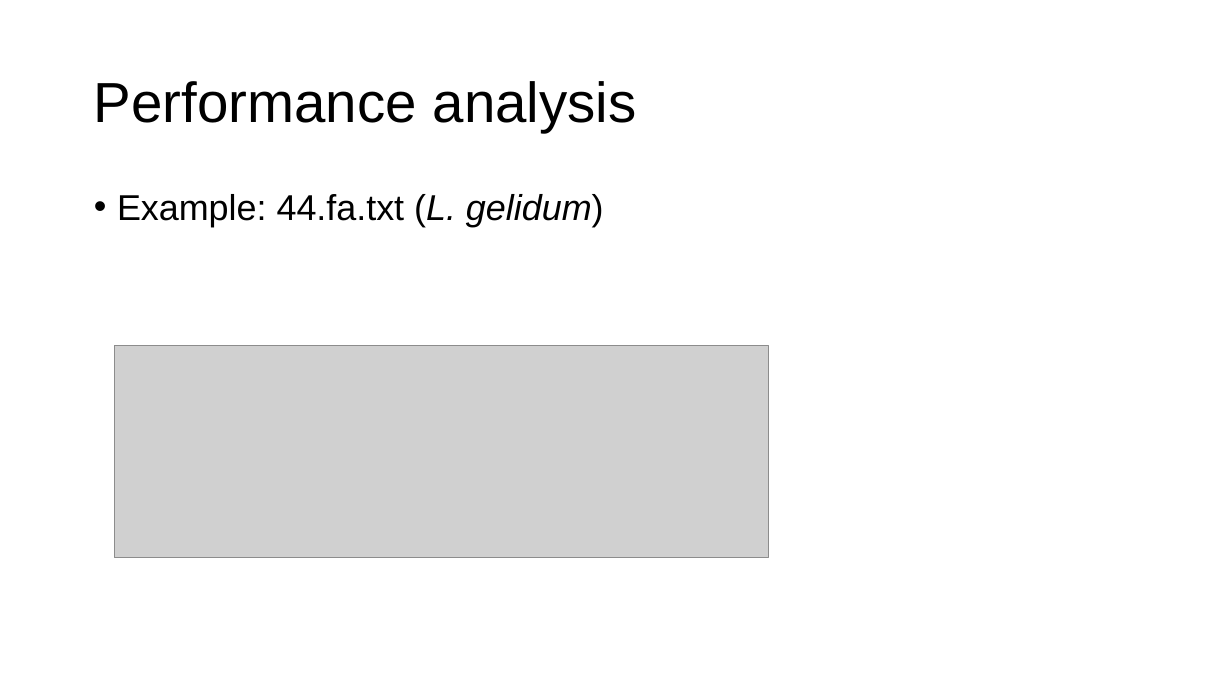
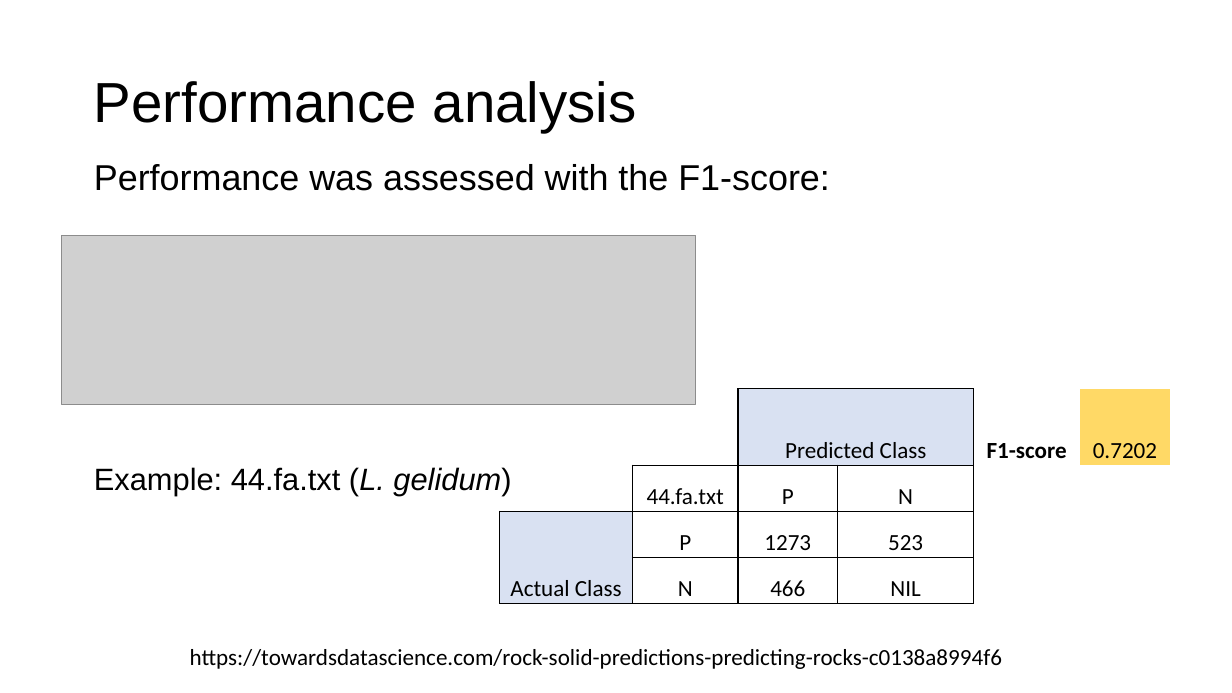
Before and after one commit to maxsenh/comgen, a slide deck: slide 8 of final_project/final_presentation.pptx. Drawn at 1232x693 pixels with LibreOffice and Linux fonts; fonts in the diff are those of the drawing; grey boxes stand for pictures. Boxes give left, top, right and bottom in pixels: in the first picture for what was removed or moved away, otherwise in the second. Text is boxed around its words. In the diff, an @@ line names an element or a change of style, - is before the commit and + after.

```diff
--- a/final_project/final_presentation.pptx
+++ b/final_project/final_presentation.pptx
@@ text "Performance was assessed with the ...": place and size @@
-text "Performance was assessed with the ..." at bbox=[117, 194, 604, 227]
+text "Performance was assessed with the ..." at bbox=[94, 164, 830, 496]
@@ text at bbox=[94, 164, 830, 191]: paragraph added @@
+Performance was assessed with the F1-score:
@@ picture added at bbox=[62, 236, 697, 405] @@
@@ picture removed at bbox=[115, 346, 768, 558] @@
@@ table added at bbox=[500, 389, 1171, 604], 4 rows, 6 columns @@
+ |  | Predicted Class |  | F1-score | 0.7202
+ | 44.fa.txt | P | N |  | 
+Actual Class | P | 1273 | 523 |  | 
+ | N | 466 | NIL |  | 
@@ text at bbox=[94, 467, 511, 496]: size 28 to 24 pt in "Example: 44.fa.txt (L. gelidum)"; bullet • to none @@
@@ text added at bbox=[190, 649, 1002, 669], 18 pt, text #000000 @@
+https://towardsdatascience.com/rock-solid-predictions-predicting-rocks-c0138a8994f6
```
Also in this commit, not shown: 4 other slides changed, 8 other files.
